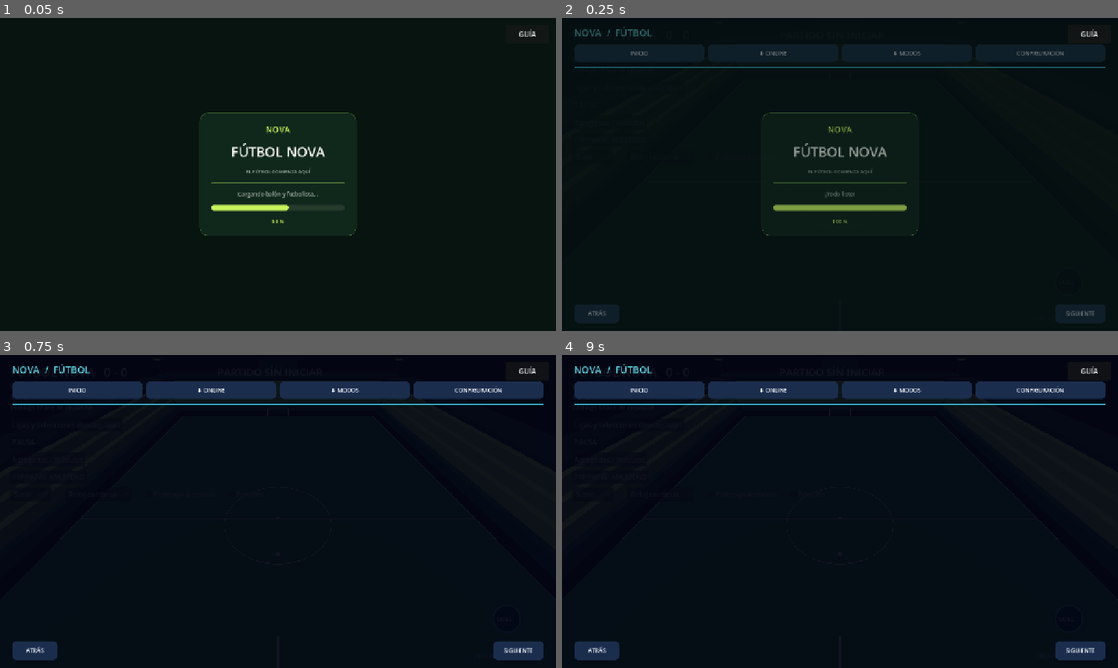
Above: before the commit, frames 1-4 (two rows, left to right).
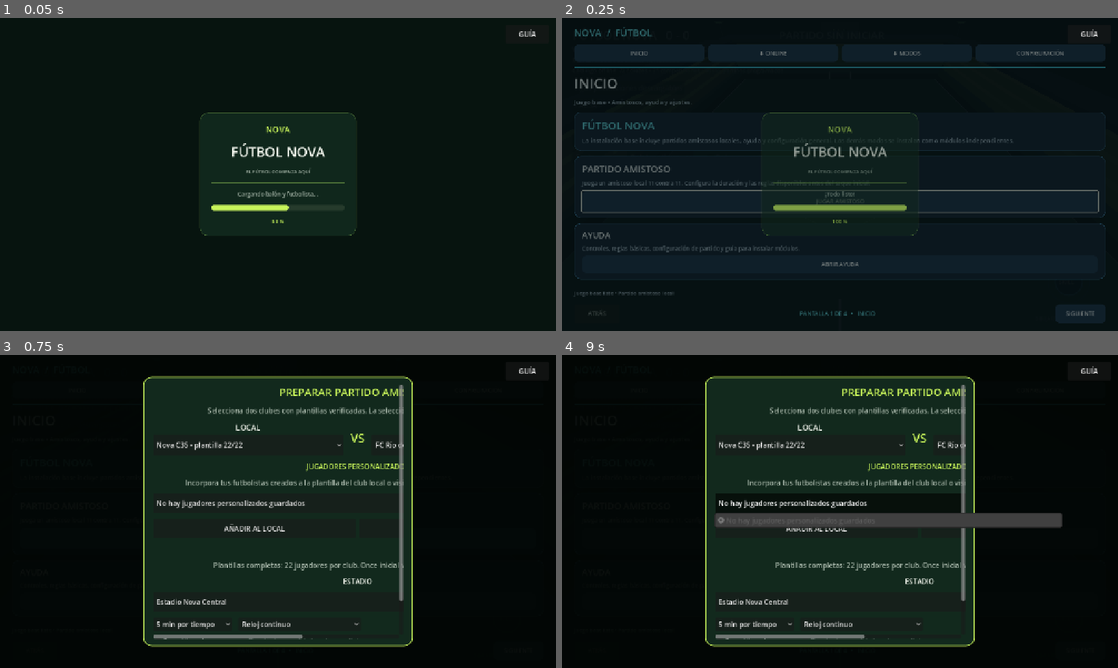
Above: after the commit, the same moments.

Repository: Cumba35/Futbol-Nova
Game: Godot game, scene res://scenes/main.tscn
Same seed, same stepped clock (60 frames per second), same inputs: the game is played once before the commit and once after it.
Inputs (mouse positions are in pixels of both pictures, inside the frame that each line leads up to):
- Up to frame 1 (0.05 s): no input
- Up to frame 2 (0.25 s): no input
- Up to frame 3 (0.75 s): click (278, 539) at 0.5 s, where only the run after the commit has a clickable "JUGAR AMISTOSO"
- Up to frame 4 (9 s): click (840, 539) at 1.25 s, where only the run after the commit has a clickable "JUGAR AMISTOSO"; click (951, 664) at 2 s, where only the run after the commit has a clickable "INICIAR AMISTOSO"; click (951, 664) at 2.75 s, where only the run after the commit has a clickable "INICIAR AMISTOSO"; click "GUÍA" at 3.5 s; click "CERRAR" at 4.25 s; click "Ligas y selecciones descargab…" at 5 s; click "PAUSA" at 5.75 s; click "Agregados / Módulos" at 6.5 s; click "5 min" at 7.25 s; click "Reloj continuo" at 8 s; click "Prórroga amistoso" at 8.75 s

Frame 1 is identical in both runs. In frame 2, 3.7% of the frame differs, in the area x 2-98%, y 19-96%; in frame 3, 34%; in frame 4, 36%, in the area x 2-100%, y 2-100%.
Error before the commit: Parse Error: Cannot infer the type of "catalog_saved" variable because the value doesn't have a set type. (res://scripts/data/football_data_service.gd:173)

Commit message:
fix: type dynamic database service results

Diff:
--- a/scripts/data/football_data_service.gd
+++ b/scripts/data/football_data_service.gd
@@ -170,7 +170,7 @@
 				if not saved_group.is_empty() and saved_group.get("fixtures", []) is Array and saved_group.get("standings", {}) is Dictionary:
 					fixtures_by_stage[str(group_id)] = saved_group.fixtures.duplicate(true)
 					standings_by_stage[str(group_id)] = saved_group.standings.duplicate(true)
-	var catalog_saved := _football_database.save_catalog_snapshot(registry.export_catalog_snapshot())
+	var catalog_saved: bool = bool(_football_database.save_catalog_snapshot(registry.export_catalog_snapshot()))
 	if not catalog_saved:
 		initialization_failed = true
 		initialization_errors.append("Base de datos: " + _football_database.last_error)
@@ -389,7 +389,7 @@
 			standings_by_stage[stage_id] = standings_snapshot
 			fixtures_by_stage[stage_id] = fixtures_snapshot
 			return false
-	var committed := _football_database.commit_match_and_competition_state(stage_id, result_season_id, result, fixtures_by_stage[stage_id], standings_by_stage[stage_id])
+	var committed: bool = bool(_football_database.commit_match_and_competition_state(stage_id, result_season_id, result, fixtures_by_stage[stage_id], standings_by_stage[stage_id]))
 	if not committed:
 		registry.players_by_id = previous_players
 		if bool(statistics_result.get("ok", false)):
